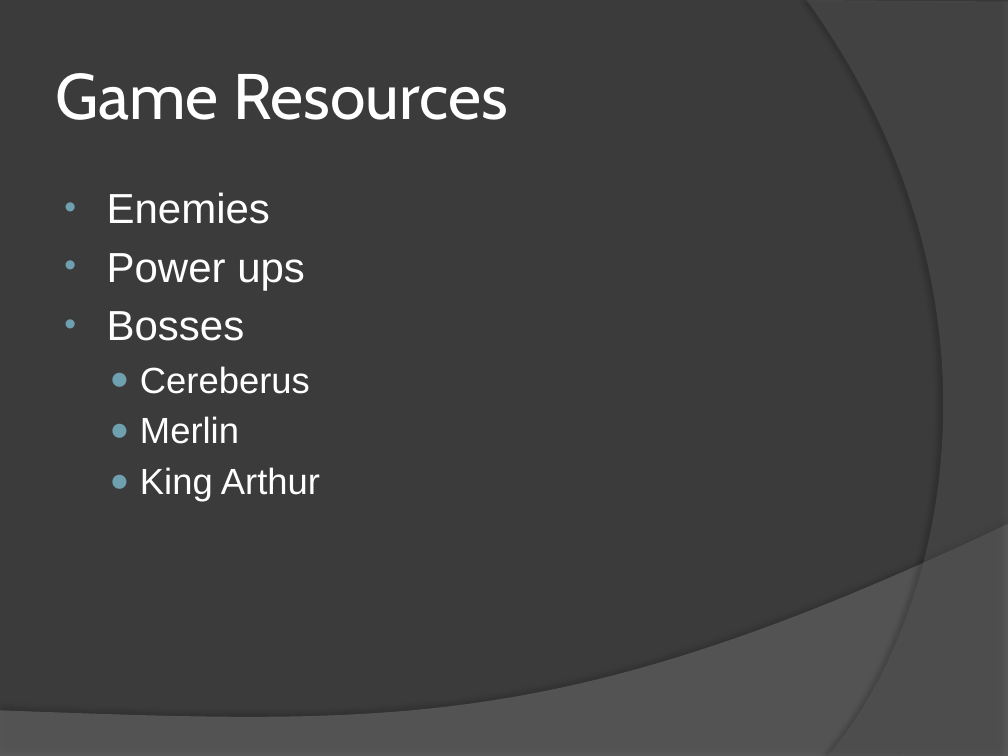
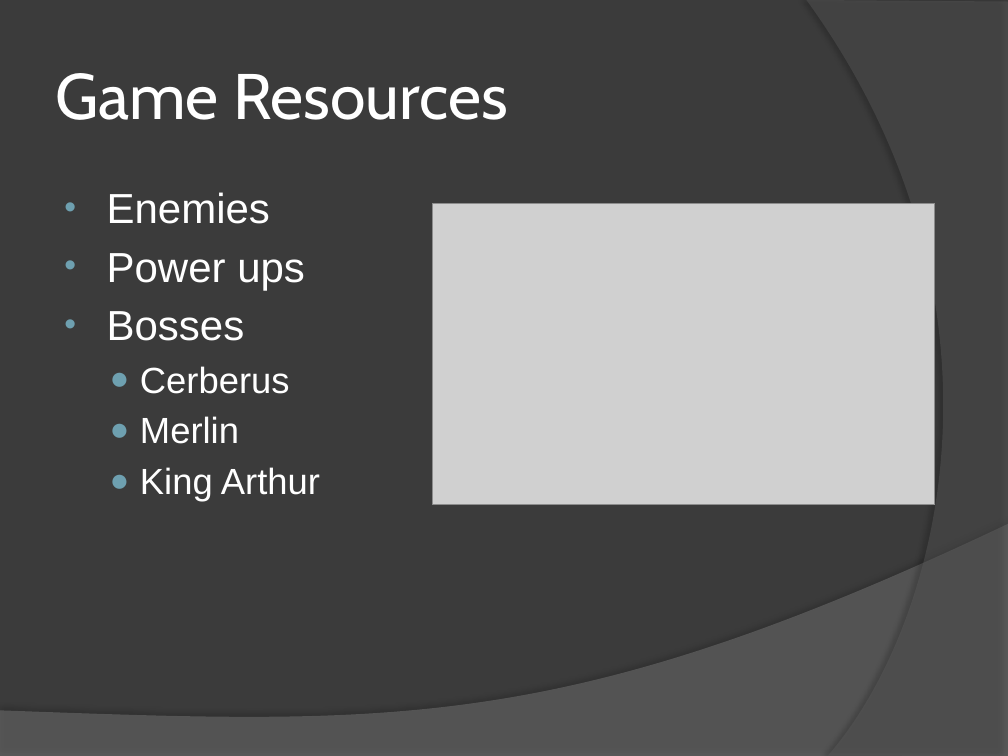
Before and after one commit to everescent/drqst, a slide deck: slide 6 of Pre-Production/D-Sync.pptx. Drawn at 1008x756 pixels with LibreOffice and Linux fonts; fonts in the diff are those of the drawing; grey boxes stand for pictures. Boxes give left, top, right and bottom in pixels: in the first picture for what was removed or moved away, otherwise in the second. Text is boxed around its words. In the diff, an @@ line names an element or a change of style, - is before the commit and + after.

```diff
--- a/Pre-Production/D-Sync.pptx
+++ b/Pre-Production/D-Sync.pptx
@@ picture added at [432, 204, 934, 505] @@
@@ text at [140, 366, 290, 394]: text changed @@
-  ● Cereberus
+  ● Cerberus
```
Also in this commit, not shown: 6 other slides changed, 3 slides added, 1 slide removed.
